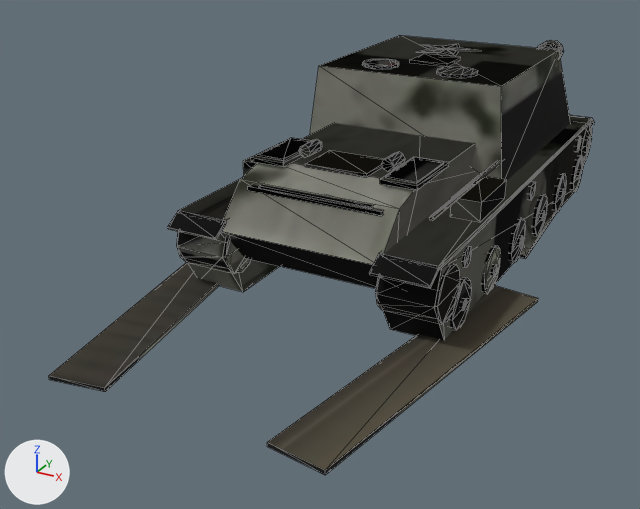
Renders of the glTF model public/models/su152_winter.glb from each side of a commit.
Camera for both pictures: a 50 mm lens placed at (4.56, -11.11, 4.8), pointed at (-0.96, -1.08, -0.22). The lights are fixed; the arrows at lower left show +X, +Y and +Z. The first picture is the older version. Mesh edges are drawn as thin lines. Vertices at exactly the same position are counted once.

Objects in the first picture: 'hull_ok', 'hull_trackL', 'hull_trackR'.
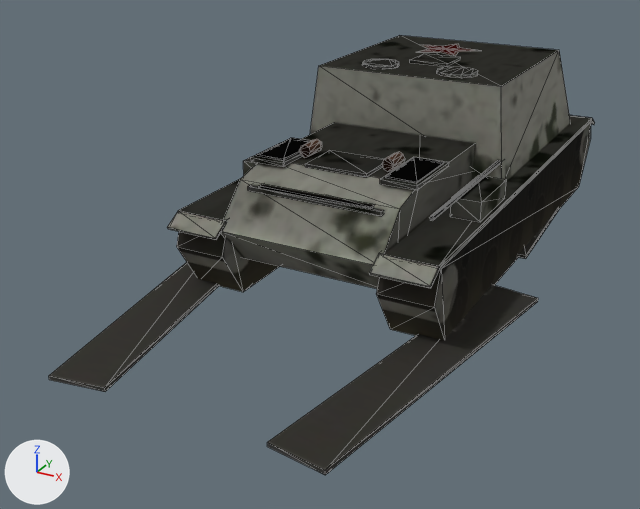
Changed parts and their boxes [x1, y1, x2, y2] in the pictures (640 x 509 px):
```json
{"object": "hull_ok", "change": "reshaped", "before": [177, 232, 222, 279], "on screen": "not visible afterwards"}
{"part": 2, "of": "me_su152_hull_003", "change": "deleted", "before": [176, 232, 244, 274]}
{"part": 3, "of": "me_su152_hull_003", "change": "surface changed", "before": [49, 122, 591, 392], "after": [49, 122, 591, 392]}
{"part": 4, "of": "me_su152_hull_005", "change": "deleted", "before": [178, 40, 592, 330]}
{"part": 5, "of": "me_su152_hull_005", "change": "surface changed", "before": [167, 40, 595, 475], "after": [167, 40, 595, 475]}
```

Scene script edits in JSON lines:
```json
{"block": "me_su152_hull_001", "where": "# used by ob_hull_ok; location = (0.0, 0.0, 0.0)"}
{"op": "remove", "block": "me_su152_hull_001", "code": "me_su152_hull_001.from_pydata(...)  # 1150 vertices, 2008 faces; spans x -1.72..1.72, y -3.52..5.76, z 0.0..2.36"}
{"op": "add", "block": "me_su152_hull_001", "code": "me_su152_hull_001.from_pydata(...)  # 322 vertices, 512 faces; spans x -1.65..1.65, y -3.52..4.05, z 0.0..2.36"}
{"block": "me_su152_hull_001", "change": "me_su152_hull_001 part 1: 512 kept faces spanning x -1.65..1.65, y -3.52..4.05, z 0.0..2.36 get new texture (UV) coordinates"}
{"block": "me_su152_hull_001", "change": "edits to the shape of me_su152_hull_001 do not show in these pictures"}
{"block": "me_su152_hull_003", "where": "# used by ob_hull_trackl; location = (0.0, 0.0, 0.0)"}
{"op": "remove", "block": "me_su152_hull_003", "code": "me_su152_hull_003.from_pydata(...)  # 1154 vertices, 2012 faces; spans x -2.25..1.72, y -5.63..5.76, z 0.0..2.36"}
{"op": "add", "block": "me_su152_hull_003", "code": "me_su152_hull_003.from_pydata(...)  # 326 vertices, 516 faces; spans x -2.25..1.65, y -5.63..4.05, z 0.0..2.36"}
{"block": "me_su152_hull_003", "change": "me_su152_hull_003 part 2: 40 loose pieces with 828 vertices, spanning x -1.72..1.72, y -3.35..5.76, z 0.02..1.82, are deleted"}
{"block": "me_su152_hull_003", "change": "me_su152_hull_003 part 3: 516 kept faces spanning x -2.25..1.65, y -5.63..4.05, z 0.0..2.36 get new texture (UV) coordinates"}
{"block": "me_su152_hull_005", "where": "# used by ob_hull_trackr; location = (0.0, 0.0, 0.0)"}
{"op": "remove", "block": "me_su152_hull_005", "code": "me_su152_hull_005.from_pydata(...)  # 1154 vertices, 2012 faces; spans x -1.72..2.25, y -5.63..5.76, z 0.0..2.36"}
{"op": "add", "block": "me_su152_hull_005", "code": "me_su152_hull_005.from_pydata(...)  # 326 vertices, 516 faces; spans x -1.65..2.25, y -5.63..4.05, z 0.0..2.36"}
{"block": "me_su152_hull_005", "change": "me_su152_hull_005 part 4: 40 loose pieces with 828 vertices, spanning x -1.72..1.72, y -3.35..5.76, z 0.02..1.82, are deleted"}
{"block": "me_su152_hull_005", "change": "me_su152_hull_005 part 5: 516 kept faces spanning x -1.65..2.25, y -5.63..4.05, z 0.0..2.36 get new texture (UV) coordinates"}
```
